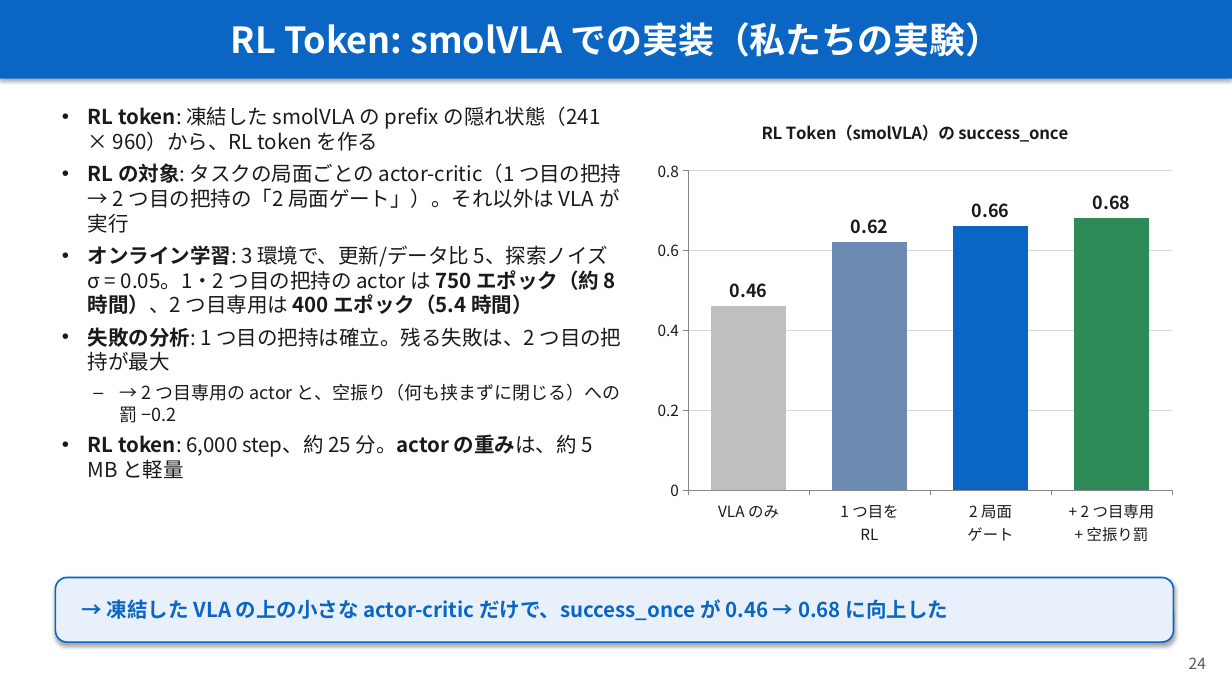
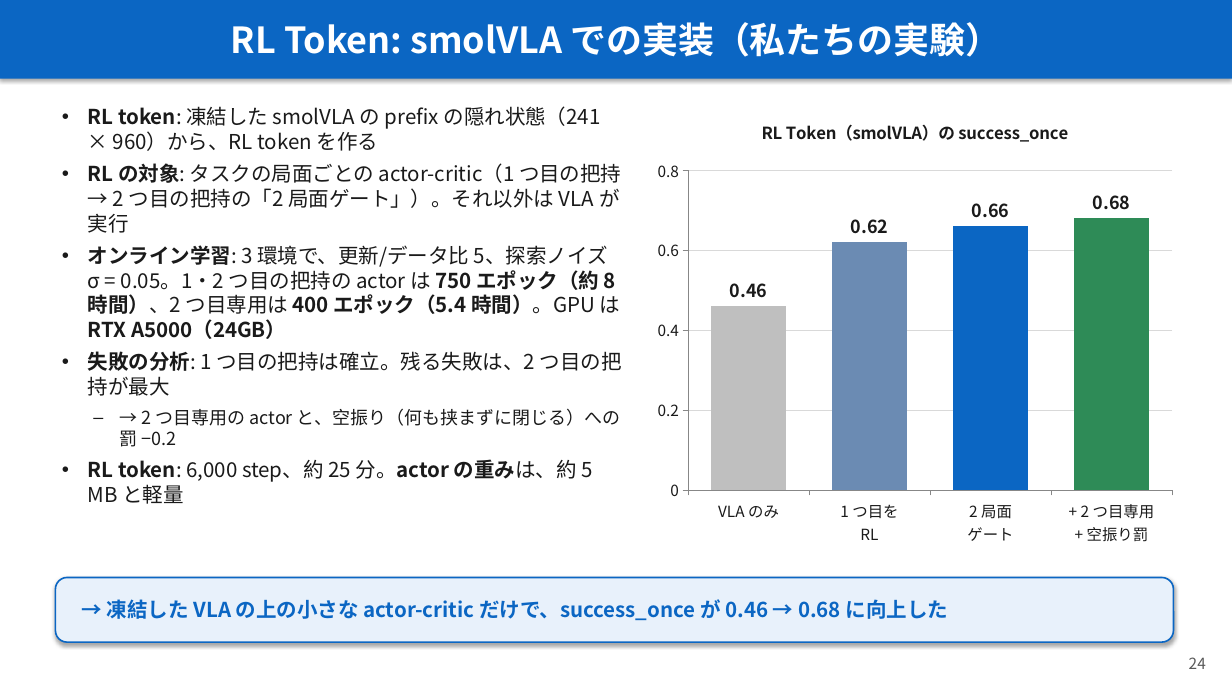
Before and after one commit to Junhand/libero_RL, a slide deck: slide 24 of docs/RECAP_STEAM_RLToken.pptx. Drawn at 1232x693 pixels with LibreOffice and Linux fonts; fonts in the diff are those of the drawing. Boxes give left, top, right and bottom in pixels: in the first picture for what was removed or moved away, otherwise in the second. Text is boxed around its words. In the diff, an @@ line names an element or a change of style, - is before the commit and + after.

```diff
--- a/docs/RECAP_STEAM_RLToken.pptx
+++ b/docs/RECAP_STEAM_RLToken.pptx
@@ text at [88, 245, 621, 339]: text changed @@
-• オンライン学習: 3 環境で、更新/データ比 5、探索ノイズ σ = 0.05。1・2 つ目の把持の actor は 750 エポック（約 8 時間）、2 つ目専用は 400 エポック（5.4 時間）
+• オンライン学習: 3 環境で、更新/データ比 5、探索ノイズ σ = 0.05。1・2 つ目の把持の actor は 750 エポック（約 8 時間）、2 つ目専用は 400 エポック（5.4 時間）。GPU は RTX A5000（24GB）
```
Also in this commit, not shown: 4 other slides changed, 1 other file.
